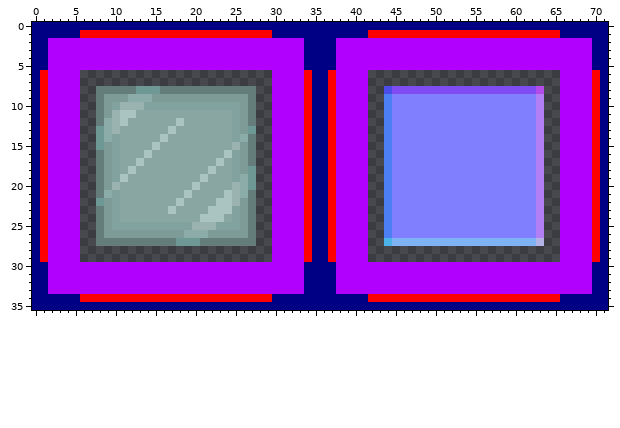
Two versions of one sprite sheet, src/main/resources/mod-files/assets/sprite/icon/24/resource/Water.png. Above is the file before it was changed.
The file is 72x36 pixels. Colours within 5 levels of each other are drawn and written as one.
New version:
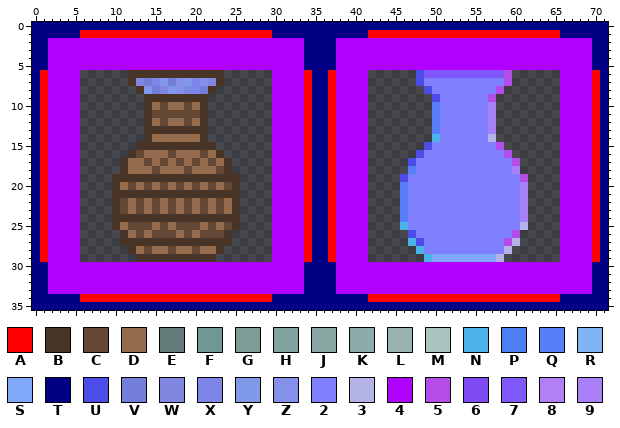
Palette (. is transparent): A #ff0000  B #493527  C #634835  D #966c4f  E #657d7a  F #6d9893  G #7e9b97  H #82a29f  J #89a6a2  K #8caca9  L #9bb3b0  M #a9c4c1  N #4cb3e8  P #4c7ff4  Q #5780f8  R #7fb3f4  S #80a8f8  T #000084  U #4c4ce8  V #737ed8  W #7f87e1  X #7d86e8  Y #8099e8  Z #8490ea  2 #8080ff  3 #b3b3e8  4 #b200ff  5 #b34ce8  6 #7f4cf4  7 #8057f8  8 #b37ff4  9 #a880f8
Commit: Updates sprites for Water. kB reduction of musket sounds.
Edits made:
Changed rows in their new state; - is an unchanged pixel.
first column x 8:
 6 ----BBBBBBBBBBBB------------------------U77777777775----
 7 ----BWVXYVZYXZWB------------------------U22222222225----
 8 .....BYVWYZWXVB.....----------------.....U222222225.....
 9 ......BBBBBBBB......----------------......U------5......
10 ......BDCDDCDB......----------------......Q------9......
11 ......BCCCCCCB......----------------......Q------9......
12 ......BDCDDCDB......----------------......Q------9......
13 ......BBBBBBBB......----------------......Q------9......
14 ......BDDDDDDB......----------------......N------3......
15 .....BBBBBBBBBB.....----------------.....U--------5.....
16 ....BCDDDCDDDCDB....----------------....U----------5....
17 ...BDDCDCDCDCDCDB...----------------...U------------5...
18 ...BDDDCDDDCDDDCB...----------------...Q------------9...
19 ..BBBBBBBBBBBBBBBB..----------------..U--------------5..
20 ..BDCDCDCDCDCDCDCB..----------------..Q--------------9..
21 ..BBBBBBBBBBBBBBBB..----------------..Q--------------9..
22 ..BCDCDCDCDCDCDCDB..----------------..Q--------------9..
23 ..BCDCDCDCDCDCDCDB..----------------..Q--------------9..
24 ..BBBBBBBBBBBBBBBB..----------------..Q--------------9..
25 ..BDCCCDCDCCCDCDCB..----------------..N--------------3..
26 ...BDCDCCCDCDCCCB...----------------...U------------5...
27 ...BBBBBBBBBBBBBB...----------------...NU222222222253...
28 ----BDCDDCDDCDDB------------------------N22222222223----
29 -----BBBBBBBBBB--------------------------NSSSSSSSS3-----
